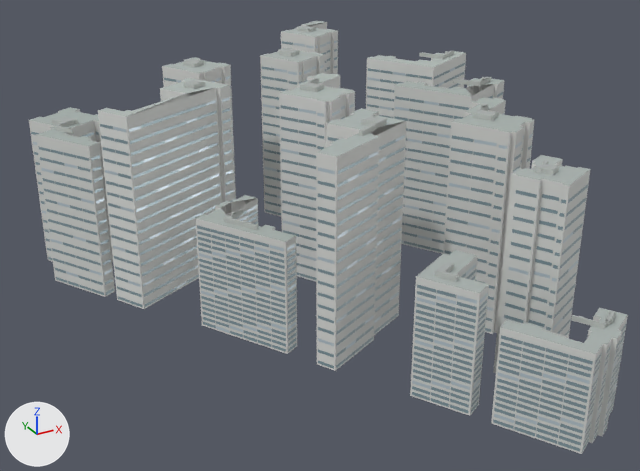
What one commit did to the glTF model public/models/generic-corrections/apt-a10023043.glb.
The view is the same before and after, from a 50 mm lens placed at (-213.0, -439.0, 230.0), pointed at (8.0, -37.0, 29.0). Arrows for +X, +Y and +Z are at lower left; the lights stay in place. The older version comes first. Vertices at exactly the same position are counted once.

Names of what the first picture shows: 'apt-a10023043'.
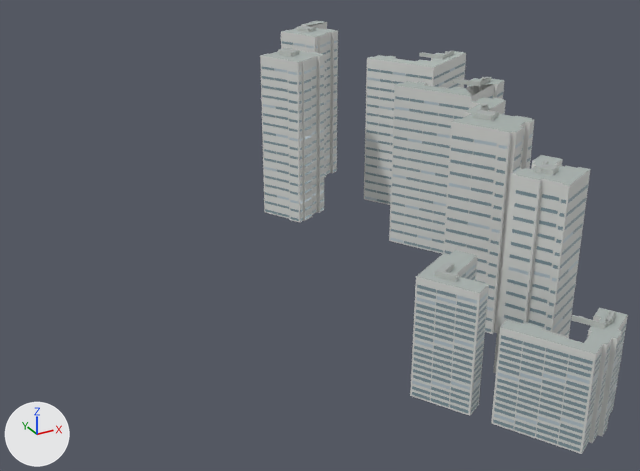
What differs and where, as boxes (x1, y1, x2, y2) in the pictures (640 x 471 px):
'apt-a10023043', reshaped (38% narrower): before (29, 21, 628, 454); after (260, 21, 628, 454)
part 1 of me_mesh_0, deleted: before (29, 57, 406, 371)

Diff of the bpy script that builds the scene:
```diff
--- a/public/models/generic-corrections/apt-a10023043.glb.py
+++ b/public/models/generic-corrections/apt-a10023043.glb.py
@@ me_mesh_0 @@
 # used by ob_apt_a10023043; location = (0.0, 0.0, 0.0)
-me_mesh_0.from_pydata(...)  # 23432 vertices, 15922 faces; spans x -125.0..166.0, y -228.0..165.0, z 0.0..110.0
+me_mesh_0.from_pydata(...)  # 12660 vertices, 8735 faces; spans x -12.0..166.0, y -228.0..165.0, z 0.0..110.0
+# me_mesh_0 part 1: 2245 loose pieces with 10772 vertices, spanning x -125.0..44.0, y -124.0..89.0, z 0.0..110.0, are deleted
 me_mesh_0.materials.append(mat_mineral_facade)
```
